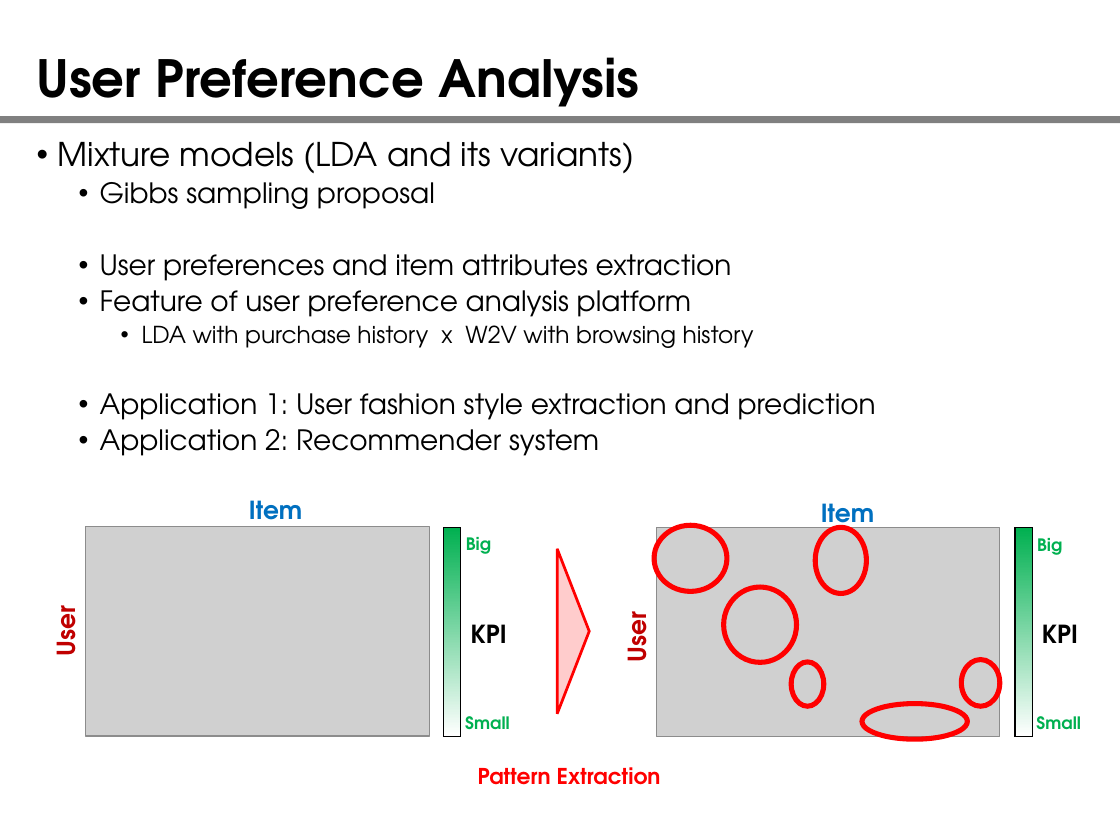
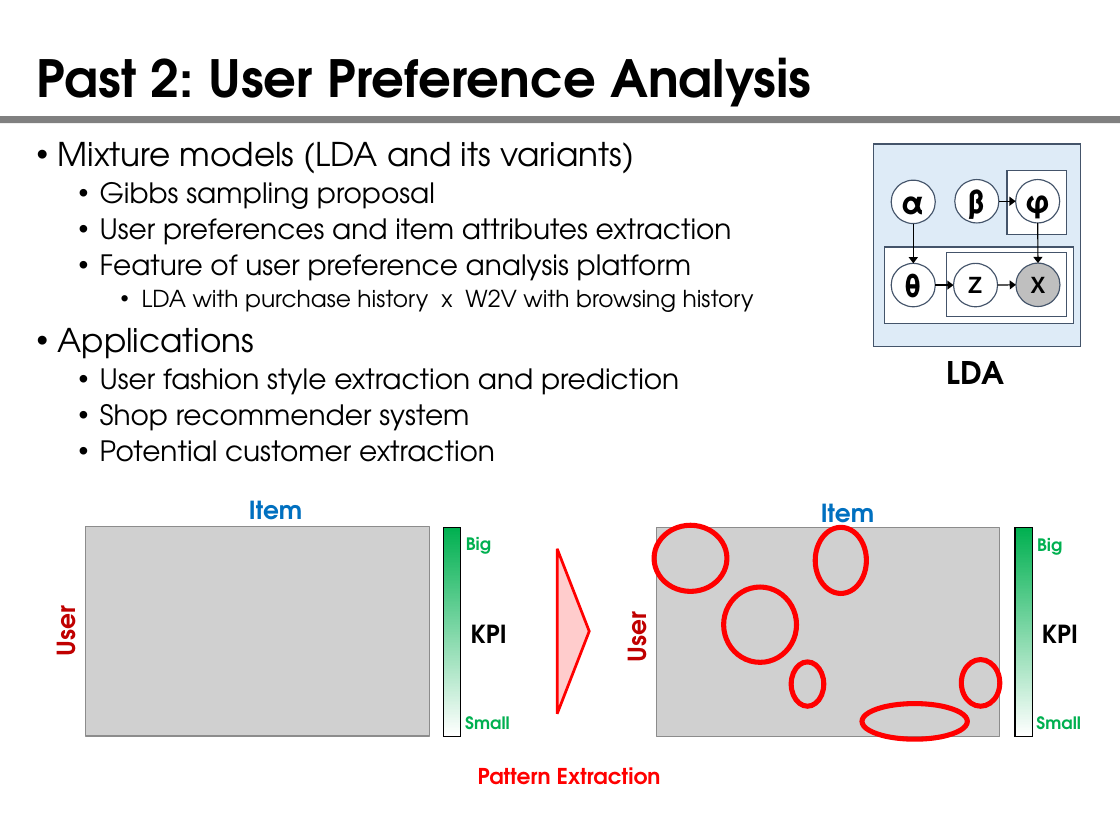
Before and after one commit to yangbin64/document, a slide deck: slide 4 of introduction.pptx (slide 3 before the commit). Drawn at 1120x840 pixels with LibreOffice and Linux fonts; fonts in the diff are those of the drawing; grey boxes stand for pictures. Boxes give left, top, right and bottom in pixels: in the first picture for what was removed or moved away, otherwise in the second. Text is boxed around its words. In the diff, an @@ line names an element or a change of style, - is before the commit and + after.

```diff
--- a/introduction.pptx
+++ b/introduction.pptx
@@ title at <box>37,57,811,118</box>: text changed @@
-User Preference Analysis
+Past 2: User Preference Analysis
@@ rectangle added at <box>874,144,1080,347</box>, fill #DEEBF7, outline #44546A 0.75 pt @@
@@ ellipse added at <box>955,179,999,223</box>, fill #FFFFFF, outline #44546A 0.75 pt, 20 pt, text #000000, bold @@
+β
@@ rectangle added at <box>1007,170,1066,234</box>, fill #FFFFFF, outline #44546A 0.75 pt @@
@@ ellipse added at <box>1016,179,1060,223</box>, fill #FFFFFF, outline #44546A 0.75 pt, 20 pt, text #000000, bold @@
+φ
@@ ellipse added at <box>892,180,935,224</box>, fill #FFFFFF, outline #44546A 0.75 pt, 20 pt, text #000000, bold @@
+α
@@ arrow added from (999, 202) to (1016, 202), #000000 0.75 pt @@
@@ arrow added from (913, 224) to (913, 263), #000000 0.75 pt @@
@@ arrow added from (1038, 223) to (1038, 263), #000000 0.75 pt @@
@@ rectangle added at <box>885,248,1074,324</box>, fill #FFFFFF, outline #44546A 0.75 pt @@
@@ ellipse added at <box>892,263,935,307</box>, fill #FFFFFF, outline #44546A 0.75 pt, 20 pt, text #000000, bold @@
+θ
@@ rectangle added at <box>946,253,1066,317</box>, fill #FFFFFF, outline #44546A 0.75 pt @@
@@ ellipse added at <box>953,263,997,307</box>, fill #FFFFFF, outline #44546A 0.75 pt, 14 pt, text #000000, bold @@
+Ｚ
@@ ellipse added at <box>1016,263,1060,307</box>, fill #BFBFBF, outline #44546A 0.75 pt, 14 pt, text #000000, bold @@
+Ｘ
@@ arrow added from (935, 286) to (953, 286), #000000 0.75 pt @@
@@ arrow added from (998, 286) to (1016, 284), #000000 0.75 pt @@
@@ text at <box>58,328,679,462</box>: text changed @@
-  • Application 1: User fashion style extraction and prediction
-  • Application 2: Recommender system
+• Applications
+  • User fashion style extraction and prediction
+  • Shop recommender system
+  • Potential customer extraction
@@ text added at <box>947,361,1004,384</box>, 20 pt, text #000000, bold @@
+LDA
```
Also in this commit, not shown: 2 other slides changed, 5 slides added, 2 slides removed, 1 other file.
